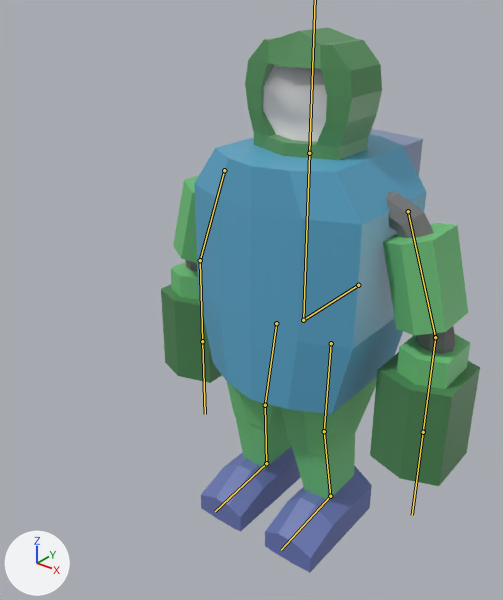
What one commit did to the glTF model assets/gltf/player.gltf.
One viewpoint serves both versions: a 50 mm camera at (6.17, -9.2, 4.64) aimed at (-0.61, -0.73, -0.61). Every picture has the same lights, and +X, +Y and +Z are marked at lower left. The bones that bend it are drawn over the model as lines.

Names of what the first picture shows: 'torso'.
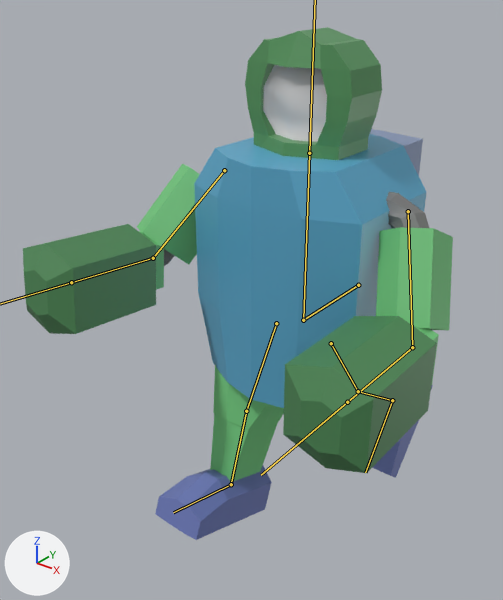
The newer file adds an action. The first version stands in its rest pose; the second is drawn at frame 4 of the action 'walk'.

What the commit changed:
Bone 'upper_arm.L' (bone_upper_arm_l) turns from (0, 0, 0) to (24, -8, -2) degrees about its own x, y and z.
Bone 'forearm.L' (bone_forearm_l) turns from (0, 0, 0) to (65, 0, 0) degrees about its own x, y and z.
Bone 'upper_arm.R' (bone_upper_arm_r) turns from (0, 0, 0) to (38, 12, 4) degrees about its own x, y and z.
Bone 'forearm.R' (bone_forearm_r) turns from (0, 0, 0) to (55, 0, 0) degrees about its own x, y and z.
Bone 'upper_leg.L' (bone_upper_leg_l) turns from (0, 0, 0) to (40, 1, 3) degrees about its own x, y and z.
Bone 'lower_leg.L' (bone_lower_leg_l) turns from (0, 0, 0) to (10, 1, 0) degrees about its own x, y and z.
Bone 'upper_leg.R' (bone_upper_leg_r) turns from (0, 0, 0) to (-20, 1, -1) degrees about its own x, y and z.

Where the change shows, as pixel boxes (x1, y1, x2, y2) in the pictures (503 x 600 px):
'torso', posed (35% wider, 6% shorter)
    before: (161, 27, 480, 573)
    after: (23, 27, 453, 540)
bone 'upper_arm.L', root to tip
    before: (408, 211) to (435, 337)
    after: (408, 211) to (412, 347)
bone 'forearm.L', root to tip
    before: (435, 337) to (423, 432)
    after: (412, 347) to (347, 402)
bone 'upper_arm.R', root to tip
    before: (224, 170) to (200, 260)
    after: (224, 170) to (153, 258)
bone 'forearm.R', root to tip
    before: (200, 260) to (202, 341)
    after: (153, 258) to (71, 282)
bone 'upper_leg.L', root to tip
    before: (331, 343) to (324, 431)
    after: (331, 343) to (358, 391)
bone 'lower_leg.L', root to tip
    before: (324, 431) to (330, 496)
    after: (358, 391) to (392, 400)
bone 'upper_leg.R', root to tip
    before: (276, 323) to (265, 405)
    after: (276, 323) to (246, 411)
